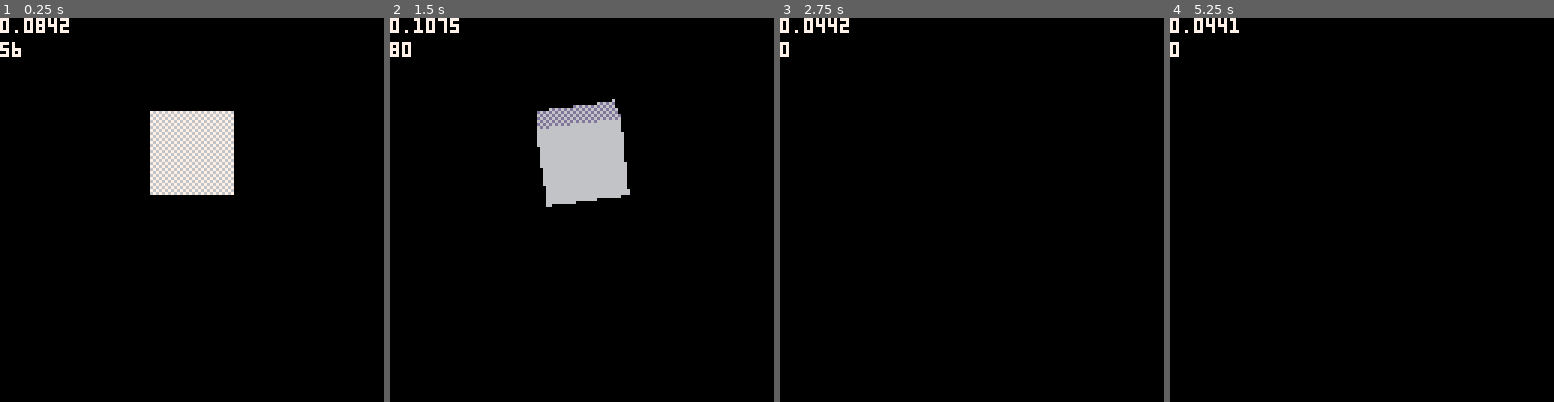
Above: before the commit, frames 1-4 (left to right).
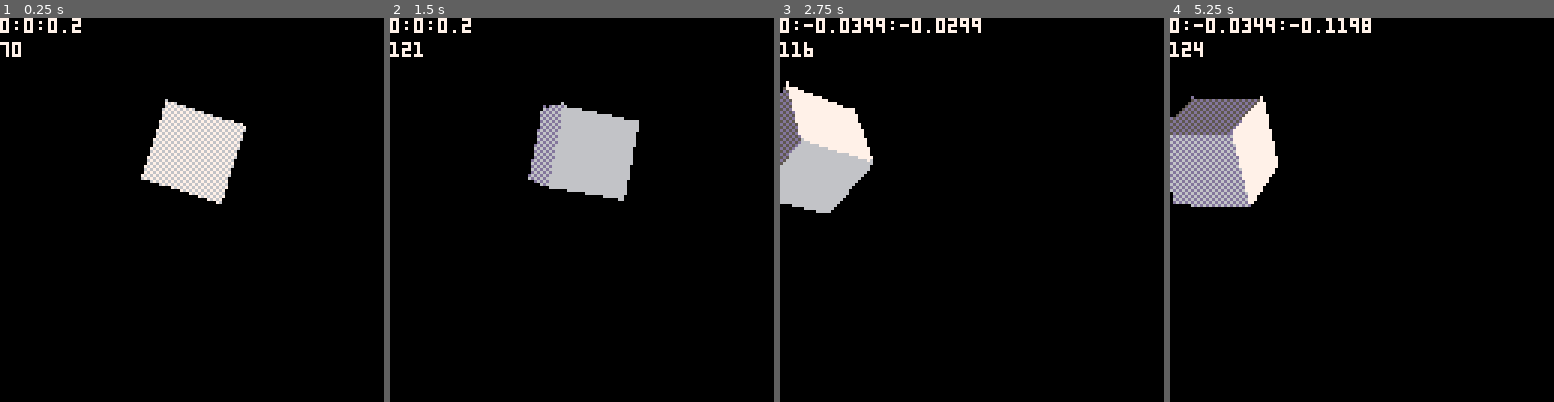
Above: after the commit, the same moments.

Repository: graearea/pico8
Game: PICO-8 cartridge elito8.p8
Same seed, same stepped clock (60 frames per second), same inputs: the game is played once before the commit and once after it.
Inputs:
- Up to frame 1 (0.25 s): no input
- Up to frame 2 (1.5 s): tap X (X key) at 0.33, 1.07 s; tap O (Z key) at 0.7 s
- Up to frame 3 (2.75 s): hold Right 1.6-2.1 s; hold P2 Left 1.6-2.1 s; tap O (Z key) at 1.7, 2.1, 2.5 s; tap X (X key) at 1.85 s; hold Up 2.15-2.42 s; hold P2 Down 2.15-2.42 s; hold Right from 2.47 s (still down); hold P2 Left from 2.47 s (still down)
- Up to frame 4 (5.25 s): tap O (Z key) every 0.4 s from 2.9 to 4.9 s; tap X (X key) at 2.97, 4.08, 5.2 s; release Right at 3.03 s; release P2 Left at 3.03 s; hold Left 3.08-3.58 s; hold P2 Right 3.08-3.58 s; hold Down 3.63-3.97 s; hold P2 Up 3.63-3.97 s; hold Right 4.02-4.68 s; hold P2 Left 4.02-4.68 s; hold Up 4.73-5.03 s; hold P2 Down 4.73-5.03 s; hold Left from 5.08 s (still down); hold P2 Right from 5.08 s (still down)

The runs differ from the first frame. In frame 1, 1.5% of the frame differs, in the area x 0-65%, y 0-49%; in frame 2, 2.4%; in frame 3, 7.0%; in frame 4, 8.0%, in the area x 0-53%, y 0-50%.

Commit message:
move stuff

Diff:
--- a/elito8.p8
+++ b/elito8.p8
@@ -112,6 +112,10 @@
    ["proj_m"]=proj_m(0.125,1.0,100.0,height/width)
   }
 
+  function view:move(add)
+   view["proj_m"]=proj_m(0.125+add,1.0,100.0,height/width)
+  end
+
   if mode == nil then
    view.mode = "solid"
   else
@@ -198,7 +202,7 @@
    ["pos"] = {0,0,0,1},
    ["x_rot"] = 0,
    ["y_rot"] = 0,
-   ["z_rot"] = 0,
+   ["z_rot"] = 0.2,
    ["recalc"] = true
   }
 
@@ -232,6 +236,10 @@
    self.y_rot = y
    self.z_rot = z
    self.recalc = true
+  end
+
+  function cam:get_rot()
+   return self.x_rot .. ":" .. self.y_rot .. ":" .. self.z_rot
   end
 
   function cam:set_pos(x,y,z)
@@ -377,70 +385,6 @@
   c_model(ship_mesh, {0,-2,10}, 1.0, 0.02, 0.02, 0.02),
  }
 
- function _update()
-  total_scan_lines = 0
-  --rotate the station
-  rot_ship:set_rot(rot_ship.x_rot+0.001, rot_ship.y_rot, rot_ship.z_rot)
-
-  if btn(0) then
-   rot_ship:set_rot(rot_ship.x_rot+0.01, rot_ship.y_rot, rot_ship.z_rot)
-  end
-
-   if btn(1) then
-   rot_ship:set_rot(rot_ship.x_rot-0.01, rot_ship.y_rot, rot_ship.z_rot)
-  end
-
-   if btn(2) then
-   rot_ship:set_rot(rot_ship.x_rot, rot_ship.y_rot+0.01, rot_ship.z_rot)
-  end
-
-   if btn(3) then
-   rot_ship:set_rot(rot_ship.x_rot, rot_ship.y_rot-0.01, rot_ship.z_rot)
-  end
-
-  if btn(4) then
-   rot_ship:set_rot(rot_ship.x_rot, rot_ship.y_rot, rot_ship.z_rot+0.01)
-  end
-
-   if btn(5) then
-   rot_ship:set_rot(rot_ship.x_rot, rot_ship.y_rot, rot_ship.z_rot-0.01)
-  end
-
-  if btn(0,1) then
-   cam:set_rot(cam.x_rot+0.005, cam.y_rot, cam.z_rot)
-  end
-   if btn(1,1) then
-   cam:set_rot(cam.x_rot-0.005 , cam.y_rot, cam.z_rot)
-  end
-  if btn(2,1) then
-   cam:set_rot(cam.x_rot, cam.y_rot+0.005, cam.z_rot)
-  end
-  if btn(3,1) then
-   cam:set_rot(cam.x_rot, cam.y_rot-0.005, cam.z_rot)
-  end
-  cam.x_rot = min(max(cam.x_rot,-0.5),0.5)
-  if btnp(4,1) then
-  cam:set_pos(60,20,0)
-  end
- end
- function _draw()
-  cls()
-  view1:render(models)
---   view2:render(other_models)
-  print(stat(1),0,0,7)
-  print(total_scan_lines,0,8,7)
- end
-
- function _init()
-
-  --create 2 seperate view ports just to show i can
-  --they do both share the same camera with is a bit poo
-  view1 = c_viewport(128,88,0,0,0,vm_solid)
---   view2 = c_viewport(40,40,88,88,1,vm_wire)
-
-  cam = c_camera()
-  cls()
- end
 -->8
 --maths
 
@@ -755,3 +699,70 @@
 
 -->8
 --model
+
+ function _update()
+  total_scan_lines = 0
+  --rotate the station
+  rot_ship:set_rot(rot_ship.x_rot+0.001, rot_ship.y_rot, rot_ship.z_rot)
+
+  if btn(0) then
+   rot_ship:set_rot(rot_ship.x_rot+0.01, rot_ship.y_rot, rot_ship.z_rot)
+  end
+
+   if btn(1) then
+   rot_ship:set_rot(rot_ship.x_rot-0.01, rot_ship.y_rot, rot_ship.z_rot)
+  end
+
+   if btn(2) then
+   rot_ship:set_rot(rot_ship.x_rot, rot_ship.y_rot+0.01, rot_ship.z_rot)
+  end
+
+   if btn(3) then
+   rot_ship:set_rot(rot_ship.x_rot, rot_ship.y_rot-0.01, rot_ship.z_rot)
+  end
+
+  if btn(4) then
+   rot_ship:set_rot(rot_ship.x_rot, rot_ship.y_rot, rot_ship.z_rot+0.01)
+  end
+
+   if btn(5) then
+   rot_ship:set_rot(rot_ship.x_rot, rot_ship.y_rot, rot_ship.z_rot-0.01)
+  end
+
+  if btn(0,1) then
+   cam:set_rot(cam.x_rot, cam.y_rot, cam.z_rot-0.01)
+  end
+   if btn(1,1) then
+   cam:set_rot(cam.x_rot , cam.y_rot, cam.z_rot+0.01)
+  end
+  if btn(2,1) then
+   cam:set_rot(cam.x_rot, cam.y_rot+0.005, cam.z_rot)
+  end
+  if btn(3,1) then
+   cam:set_rot(cam.x_rot, cam.y_rot-0.005, cam.z_rot)
+  end
+  cam.x_rot = min(max(cam.x_rot,-0.5),0.5)
+  if btnp(4,1) then
+  cam:set_pos(60,20,0)
+  end
+ end
+ function _draw()
+  cls()
+  view1:render(models)
+  view1:move(1)
+
+--   view2:render(other_models)
+  print(cam:get_rot(),0,0,7)
+  print(total_scan_lines,0,8,7)
+ end
+
+ function _init()
+
+  --create 2 seperate view ports just to show i can
+  --they do both share the same camera with is a bit poo
+  view1 = c_viewport(128,88,0,0,0,vm_solid)
+--   view2 = c_viewport(40,40,88,88,1,vm_wire)
+
+  cam = c_camera()
+  cls()
+ end
